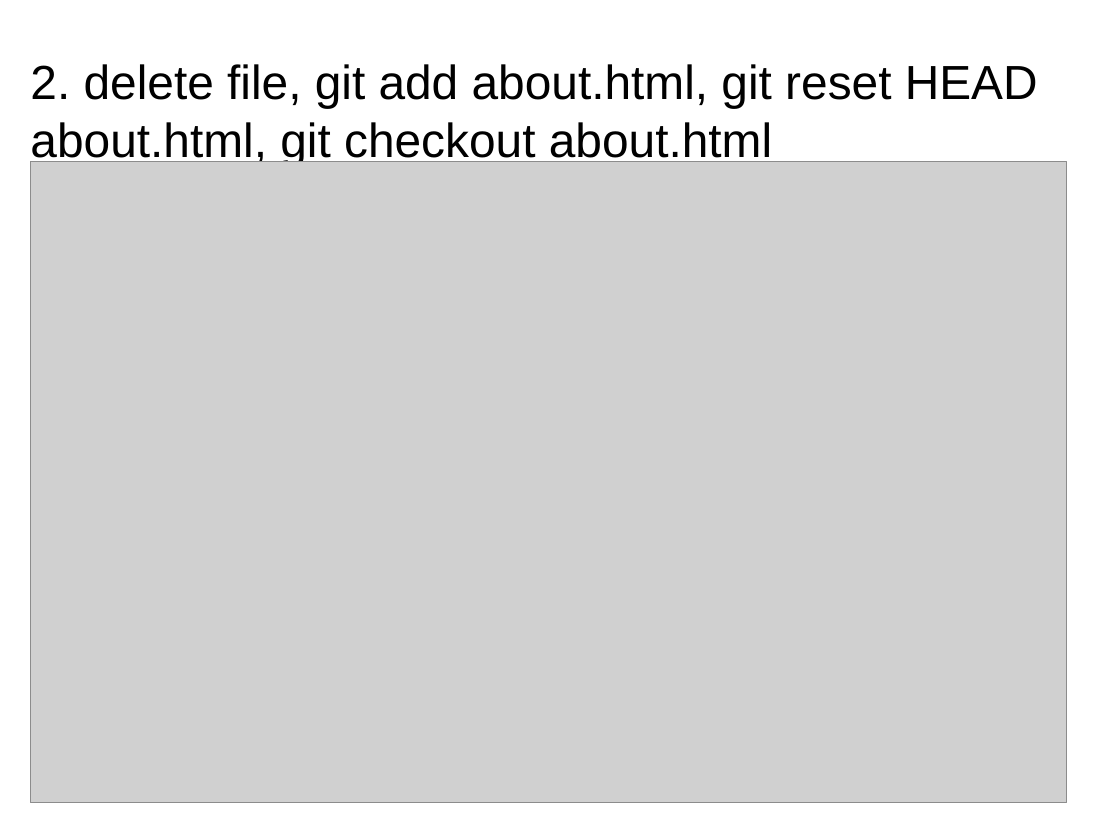
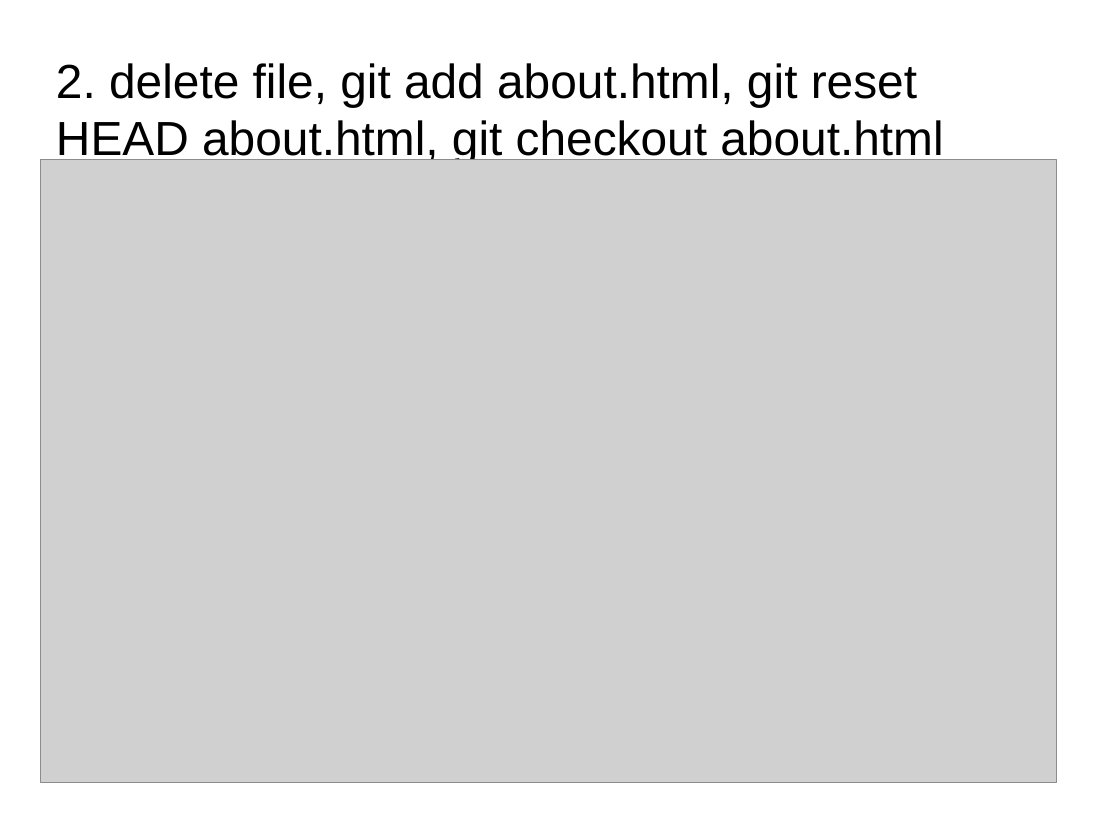
Before and after one commit to anumsh/Learning-Git-and-Github, a slide deck: slide 31 of git_and_GitHub.odp. Drawn at 1120x840 pixels with LibreOffice and Linux fonts; fonts in the diff are those of the drawing; grey boxes stand for pictures; background and template pictures are left out. Boxes give left, top, right and bottom in pixels: in the first picture for what was removed or moved away, otherwise in the second. Text is boxed around its words. In the diff, an @@ line names an element or a change of style, - is before the commit and + after.

Commit message:
edit: updates few slides and images

```diff
--- a/git_and_GitHub.odp
+++ b/git_and_GitHub.odp
@@ title "2. delete file, git add ..." rewrapped from <box>30,64,1038,166</box> to <box>56,63,943,164</box> @@
@@ picture: place and size @@
-picture at <box>30,162,1067,803</box>
+picture at <box>41,160,1057,783</box>
```
Also in this commit, not shown: 4 other slides changed, 2 other files.
